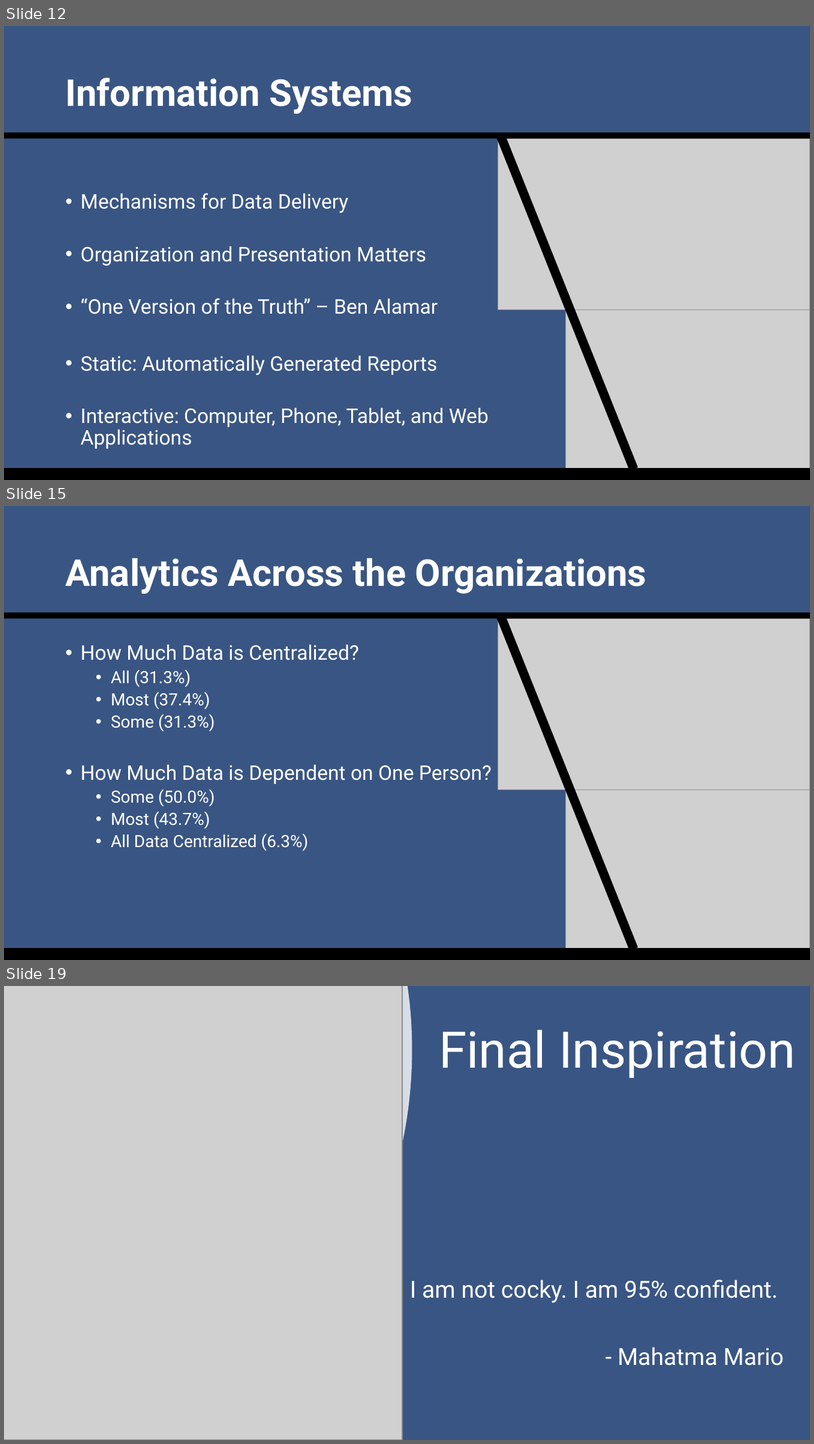
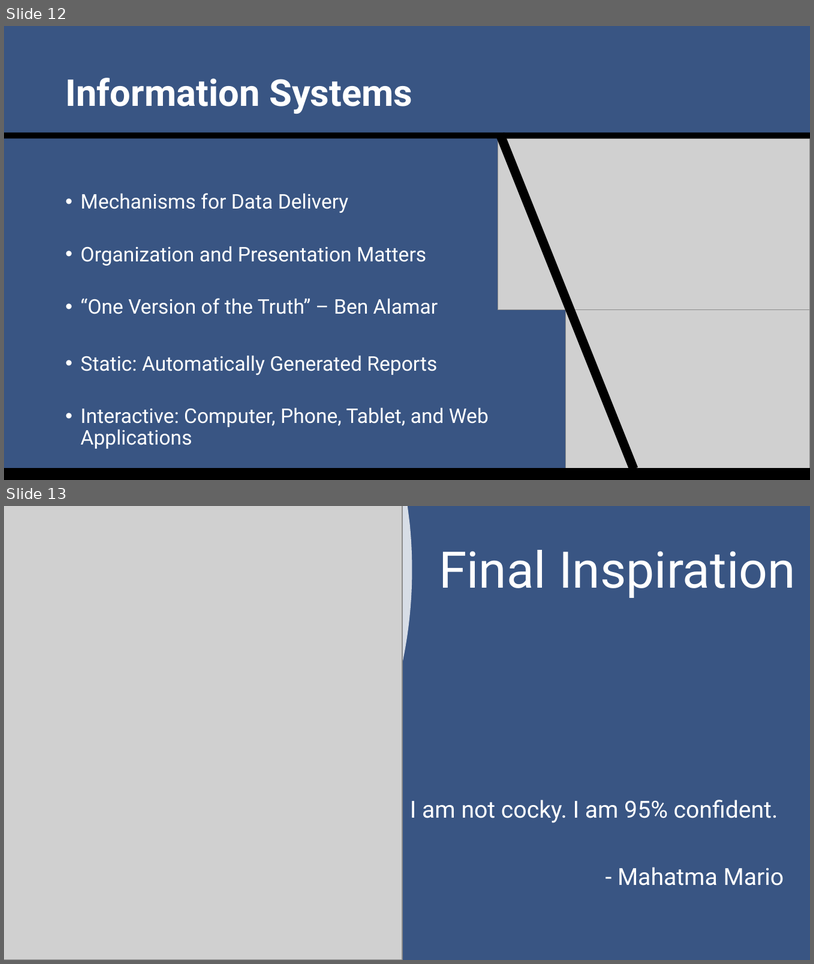
Before and after one commit to SuperMarioGiacomazzo/STOR390_WEBSITE, a slide deck: Slides/Sports Analytics 2/Sports_Analytics_2_Lecture.pptx. Shown one above the other, each under a label of ours: slides 12, 15 and 19 before the commit, slides 12 and 13 after it; the slides between them are not shown. The pictures are 814x1444 and 814x964 pixels, drawn with LibreOffice and Linux fonts; fonts in the diff are those of the drawing; grey boxes stand for pictures. Boxes give left, top, right and bottom in pixels: in the first picture for what was removed or moved away, otherwise in the second. Text is boxed around its words. In the diff, an @@ line names an element or a change of style, - is before the commit and + after.

```diff
--- a/Slides/Sports Analytics 2/Sports_Analytics_2_Lecture.pptx
+++ b/Slides/Sports Analytics 2/Sports_Analytics_2_Lecture.pptx
@@ slide 15 removed at (4, 506, 810, 960), background #395583 @@
@@ title removed at (65, 558, 647, 594) @@
-Analytics Across the Organizations
@@ rectangle removed at (4, 612, 810, 619) @@
@@ rectangle removed at (496, 612, 638, 951) @@
@@ picture removed at (498, 619, 810, 790) @@
@@ text removed at (81, 645, 492, 850) @@
-• How Much Data is Centralized?
-  • All (31.3%)
-  • Most (37.4%)
-  • Some (31.3%)
-• How Much Data is Dependent on One Person?
-  • Some (50.0%)
-  • Most (43.7%)
-  • All Data Centralized (6.3%)
@@ picture removed at (566, 789, 810, 960) @@
@@ rectangle removed at (4, 948, 810, 960) @@
@@ what was slide 19 is now slide 13 @@
```
Also in this commit, not shown: 5 other slides removed, 3 other files.
